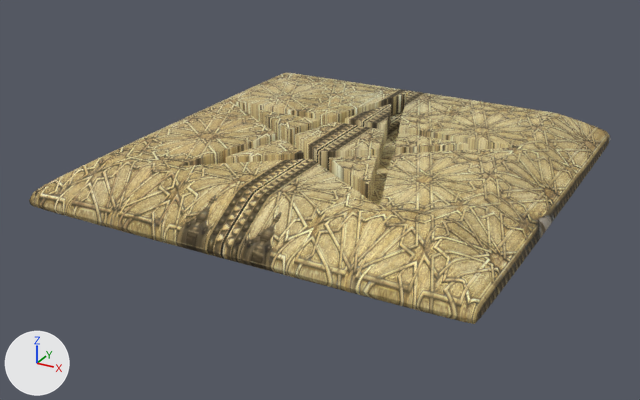
Before and after pictures for a commit that changed the FBX model Assets/Resources/fbx/runa/LosaRunas.FBX.
Before and after are seen from a camera (50 mm lens) standing at (1.56, -3.26, 1.47) and looking at (-0.24, 0.0, -0.16). The axes (+X, +Y, +Z) are drawn at lower left. The lights are the same throughout. Where no turn or scale is listed for an object, it has been applied to the vertices.
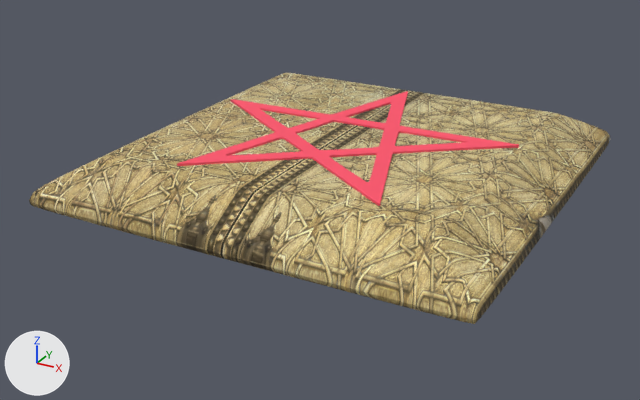
The change, as a list of edits to the scene's bpy script:
```text
Add mat_02___default:
    mat_02___default = principled_material('02 - Default')
    mat_02___default.base_color = (1.0, 0.0863, 0.149)  # red #ff536c
    mat_02___default.roughness = 0.859
Add me_mesh_1:
    me_mesh_1.from_pydata(...)  # 2646 vertices, 3989 faces; spans x -0.795..0.681, y -0.58..0.824, z -0.052..0.052
    me_mesh_1.materials.append(mat_02___default)  # red #ff536c
Add ob_curve_001:
    ob_curve_001 = bpy.data.objects.new('Curve.001', me_mesh_1)
    ob_curve_001.location = (-0.117, 0.019, 0.09)
```

Changed parts and their boxes [x1, y1, x2, y2] in the pictures (640 x 400 px):
'Curve.001', added (red)
    after: [177, 91, 519, 206]
